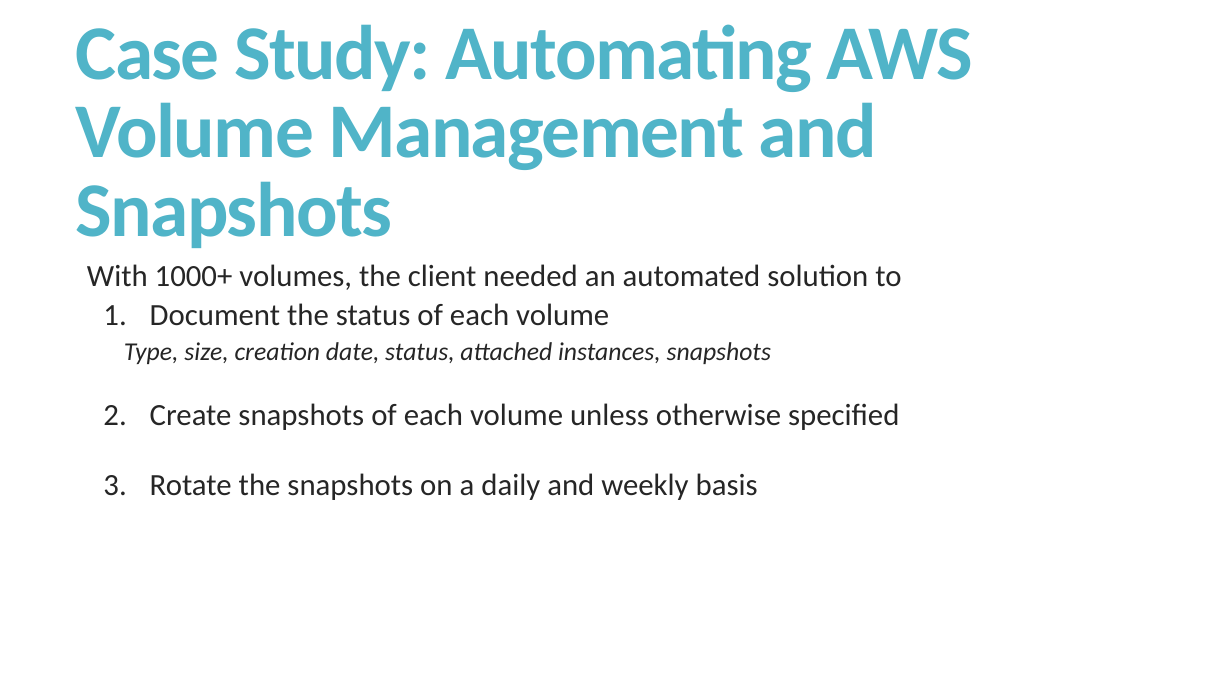
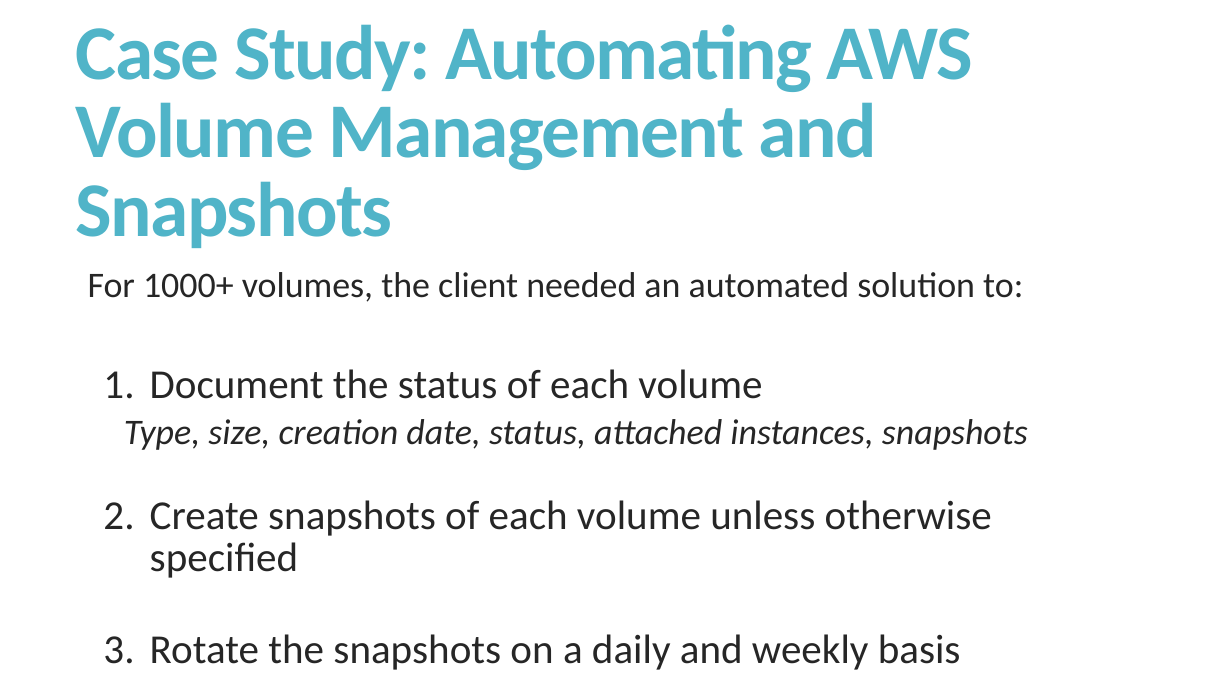
Before and after one commit to managedkaos/aws-scripts, a slide deck: slide 13 of Tips for Automating AWS with Python and Boto.pptx. Drawn at 1232x693 pixels with LibreOffice and Linux fonts; fonts in the diff are those of the drawing. Boxes give left, top, right and bottom in pixels: in the first picture for what was removed or moved away, otherwise in the second. Text is boxed around its words. In the diff, an @@ line names an element or a change of style, - is before the commit and + after.

```diff
--- a/Tips for Automating AWS with Python and Boto.pptx
+++ b/Tips for Automating AWS with Python and Boto.pptx
@@ text at bbox=[88, 272, 1023, 302]: text changed; size 24 to 28 pt @@
-  With 1000+ volumes, the client needed an automated solution to
+  For 1000+ volumes, the client needed an automated solution to:
@@ text at bbox=[124, 369, 1028, 670]: size 24 to 32 pt in "Document the status of each volume", "Create snapshots of each volume unless otherwise ...", "Rotate the snapshots on a daily and ..."; size 20 to 28 pt in "Type, size, creation date, status, attached instances, ..." @@
```
Also in this commit, not shown: 5 other slides changed.
